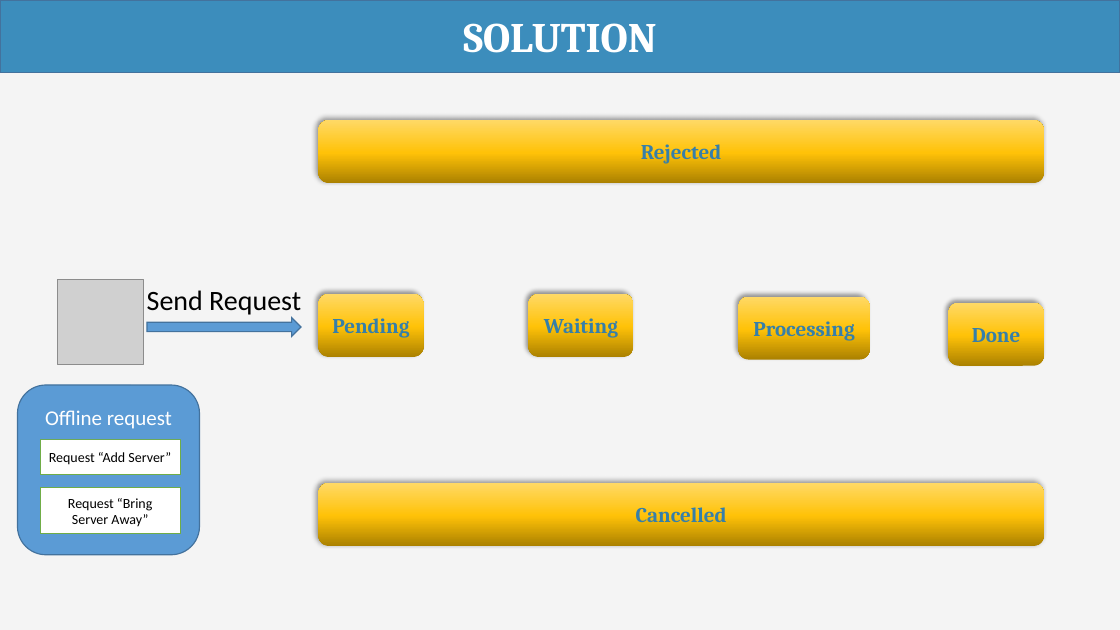
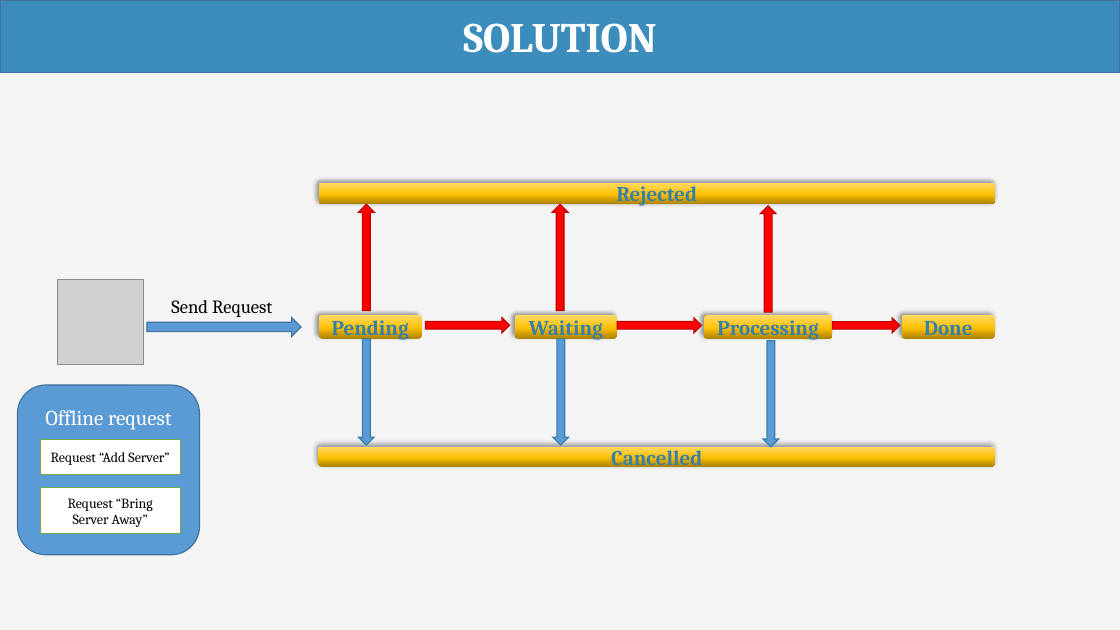
Before and after one commit to haltt051093/IMS-datacenter, a slide deck: slide 10 of Document/Presentation/IMS_20160407_Presentation.pptx (slide 11 before the commit). Drawn at 1120x630 pixels with LibreOffice and Linux fonts; fonts in the diff are those of the drawing; grey boxes stand for pictures. Boxes give left, top, right and bottom in pixels: in the first picture for what was removed or moved away, otherwise in the second. Text is boxed around its words. In the diff, an @@ line names an element or a change of style, - is before the commit and + after.

Commit message:
update presentation

```diff
--- a/Document/Presentation/IMS_20160407_Presentation.pptx
+++ b/Document/Presentation/IMS_20160407_Presentation.pptx
@@ rounded rectangle "Rejected": place and size @@
-rounded rectangle "Rejected" at [318,120,1044,183]
+rounded rectangle "Rejected" at [318,183,996,205]
@@ right arrow added at [359,204,375,311], fill #FF0000, outline #C00000 1 pt @@
@@ right arrow added at [553,204,569,311], fill #FF0000, outline #C00000 1 pt @@
@@ right arrow added at [760,206,776,313], fill #FF0000, outline #C00000 1 pt @@
@@ subtitle "Send Request": place and size @@
-subtitle "Send Request" at [147,290,301,317]
+subtitle "Send Request" at [171,300,272,317]
@@ subtitle "Send Request" at [171,300,272,317]: size 24 to 16 pt, font Calibri to Cambria @@
@@ rounded rectangle "Pending": place and size @@
-rounded rectangle "Pending" at [318,294,423,357]
+rounded rectangle "Pending" at [319,315,422,339]
@@ right arrow added at [425,318,509,333], fill #FF0000, outline #C00000 1 pt @@
@@ rounded rectangle "Waiting": place and size @@
-rounded rectangle "Waiting" at [528,294,634,357]
+rounded rectangle "Waiting" at [515,315,618,339]
@@ right arrow added at [618,318,702,333], fill #FF0000, outline #C00000 1 pt @@
@@ rounded rectangle "Processing": place and size @@
-rounded rectangle "Processing" at [739,297,870,360]
+rounded rectangle "Processing" at [704,316,833,339]
@@ right arrow added at [833,318,900,334], fill #FF0000, outline #C00000 1 pt @@
@@ rounded rectangle "Done": place and size @@
-rounded rectangle "Done" at [949,302,1044,365]
+rounded rectangle "Done" at [902,315,996,339]
@@ right arrow added at [359,339,375,445], fill #5B9BD5, outline #367FA9 1 pt @@
@@ right arrow added at [553,339,569,445], fill #5B9BD5, outline #367FA9 1 pt @@
@@ right arrow added at [763,340,779,447], fill #5B9BD5, outline #367FA9 1 pt @@
@@ font Calibri to Cambria in 3 elements at [40,439,181,475], [40,488,181,534], [27,396,190,439] @@
@@ rounded rectangle "Cancelled": place and size @@
-rounded rectangle "Cancelled" at [318,483,1044,546]
+rounded rectangle "Cancelled" at [318,447,996,467]
```
Also in this commit, not shown: 9 other slides changed, 3 slides added, 2 other files.
